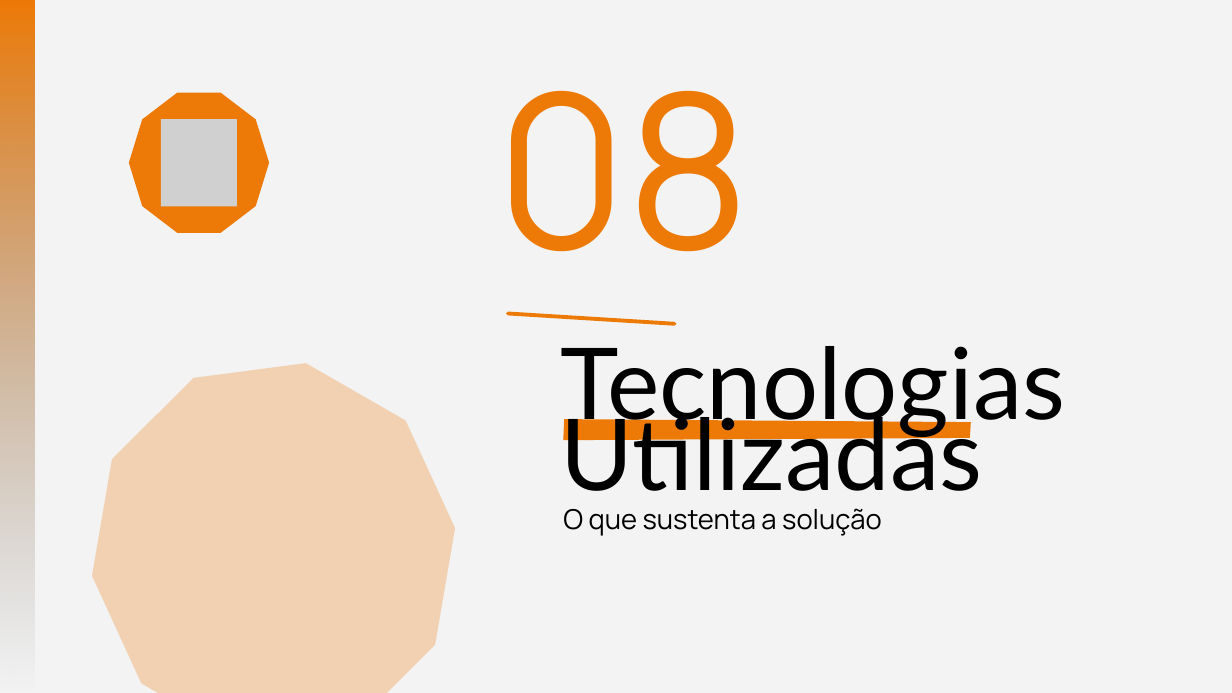
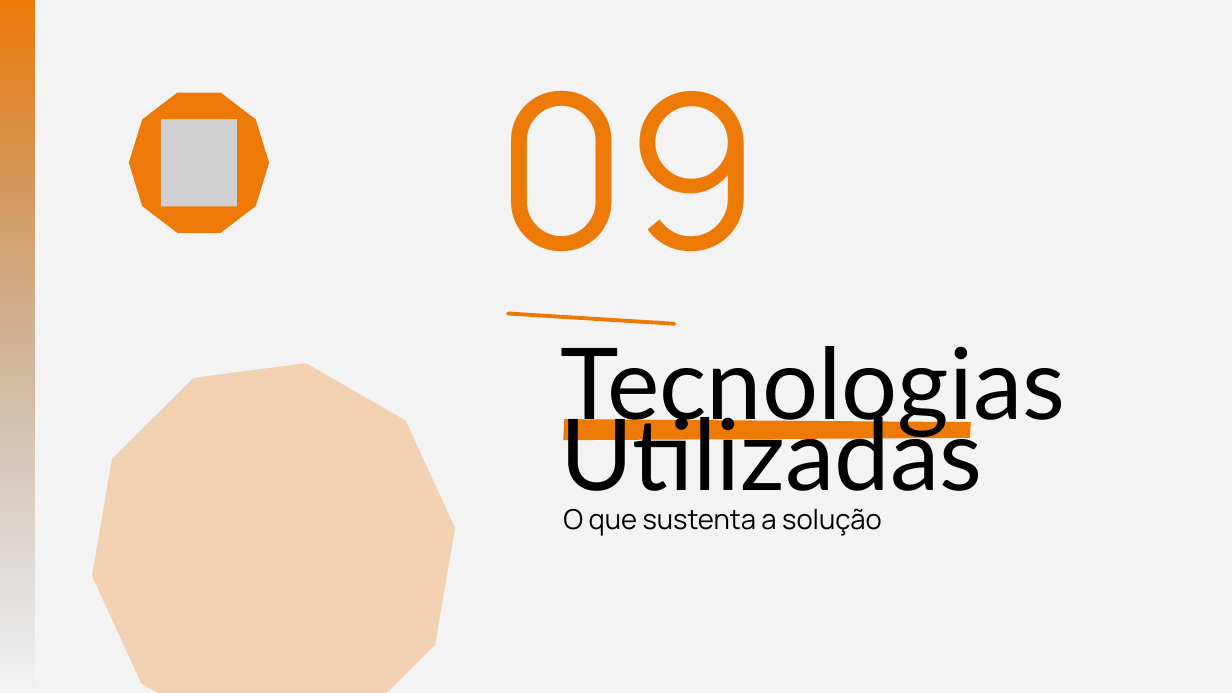
Before and after one commit to JoaoRibeiro-V/ShopUp, a slide deck: slide 20 of documentacao/slides-shopup.pptx (slide 17 before the commit). Drawn at 1232x693 pixels with LibreOffice and Linux fonts; fonts in the diff are those of the drawing; grey boxes stand for pictures. Boxes give left, top, right and bottom in pixels: in the first picture for what was removed or moved away, otherwise in the second. Text is boxed around its words. In the diff, an @@ line names an element or a change of style, - is before the commit and + after.

```diff
--- a/documentacao/slides-shopup.pptx
+++ b/documentacao/slides-shopup.pptx
@@ text at [496, 90, 759, 252]: text changed @@
-08
+09
```
Also in this commit, not shown: 6 other slides changed, 3 slides added.
